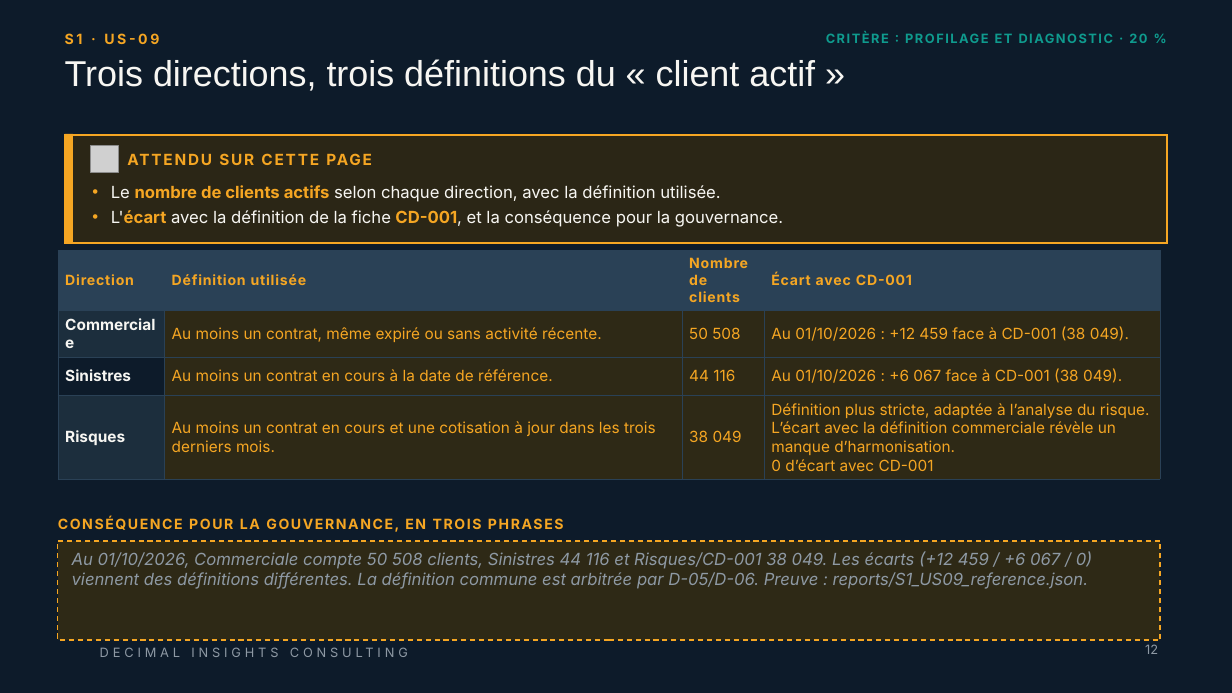
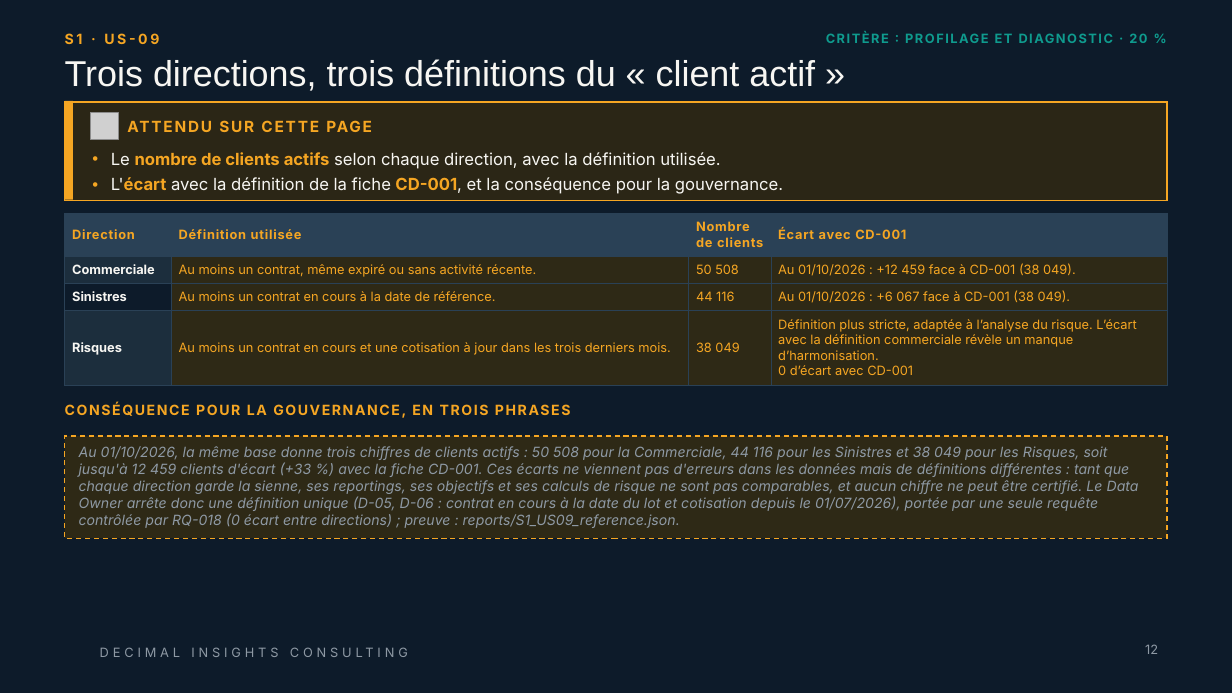
Before and after one commit to ruthabebeneg/td-qualite-g02, a slide deck: slide 12 of livrables/Livrable_Groupe_TD_AssurConnect.pptx. Drawn at 1232x693 pixels with LibreOffice and Linux fonts; fonts in the diff are those of the drawing; grey boxes stand for pictures; background and template pictures are left out. Boxes give left, top, right and bottom in pixels: in the first picture for what was removed or moved away, otherwise in the second. Text is boxed around its words. In the diff, an @@ line names an element or a change of style, - is before the commit and + after.

```diff
--- a/livrables/Livrable_Groupe_TD_AssurConnect.pptx
+++ b/livrables/Livrable_Groupe_TD_AssurConnect.pptx
@@ rectangle: place and size @@
-rectangle at box(65, 135, 1167, 243)
+rectangle at box(65, 102, 1167, 201)
@@ rectangle: place and size @@
-rectangle at box(65, 134, 73, 242)
+rectangle at box(65, 101, 73, 200)
@@ picture: place and size @@
-picture at box(91, 145, 118, 173)
+picture at box(91, 112, 118, 140)
@@ text "ATTENDU SUR CETTE PAGE": place and size @@
-text "ATTENDU SUR CETTE PAGE" at box(128, 146, 867, 172)
+text "ATTENDU SUR CETTE PAGE" at box(128, 113, 867, 139)
@@ text "Le nombre de clients actifs ...": place and size @@
-text "Le nombre de clients actifs ..." at box(111, 185, 783, 227)
+text "Le nombre de clients actifs ..." at box(111, 152, 783, 194)
@@ table at box(65, 213, 1167, 385) @@
@@ size 11 to 10 pt in "Direction", "Définition utilisée", "Nombre de clients", "Écart avec CD-001" @@
@@ size 12 to 10 pt in "Commerciale", "Au moins un contrat, même expiré ou ...", "50 508", "Au 01/10/2026 : +12 459 face à ..." and 9 more places @@
@@ table: place and size @@
-table at box(58, 250, 1161, 506)
+table at box(65, 213, 1167, 385)
@@ text "CONSÉQUENCE POUR LA GOUVERNANCE, EN ...": place and size @@
-text "CONSÉQUENCE POUR LA GOUVERNANCE, EN ..." at box(58, 511, 1161, 537)
+text "CONSÉQUENCE POUR LA GOUVERNANCE, EN ..." at box(65, 396, 1167, 422)
@@ rectangle "Au 01/10/2026, la même base ...": place and size @@
-rectangle "Au 01/10/2026, la même base ..." at box(58, 542, 1161, 640)
+rectangle "Au 01/10/2026, la même base ..." at box(65, 436, 1167, 539)
@@ text in rectangle at box(79, 446, 1139, 528): text changed; size 13 to 11 pt @@
-Au 01/10/2026, Commerciale compte 50 508 clients, Sinistres 44 116 et Risques/CD-001 38 049. Les écarts (+12 459 / +6 067 / 0) viennent des définitions différentes. La définition commune est arbitrée par D-05/D-06. Preuve : reports/S1_US09_reference.json.
+Au 01/10/2026, la même base donne trois chiffres de clients actifs : 50 508 pour la Commerciale, 44 116 pour les Sinistres et 38 049 pour les Risques, soit jusqu'à 12 459 clients d'écart (+33 %) avec la fiche CD-001. Ces écarts ne viennent pas d'erreurs dans les données mais de définitions différentes : tant que chaque direction garde la sienne, ses reportings, ses objectifs et ses calculs de risque ne sont pas comparables, et aucun chiffre ne peut être certifié. Le Data Owner arrête donc une définition unique (D-05, D-06 : contrat en cours à la date du lot et cotisation depuis le 01/07/2026), portée par une seule requête contrôlée par RQ-018 (0 écart entre directions) ; preuve : reports/S1_US09_reference.json.
```
Also in this commit, not shown: 41 other slides changed, 12 other files.
